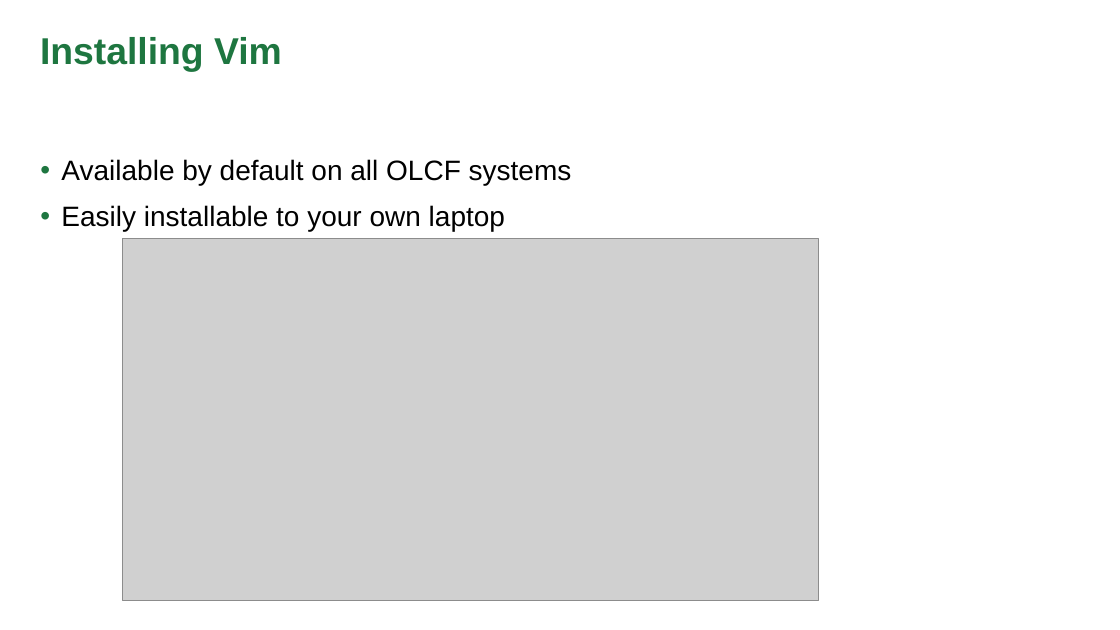
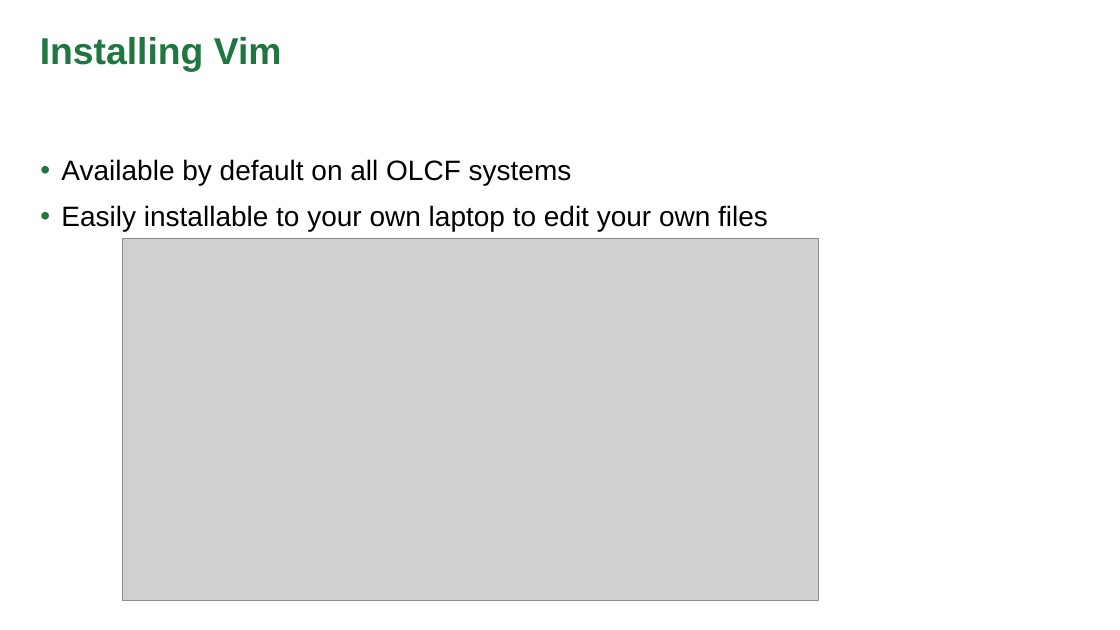
Before and after one commit to olcf/foundational_hpc_skills, a slide deck: slide 4 of intro_to_vim/vim_tutorial.pptx. Drawn at 1120x630 pixels with LibreOffice and Linux fonts; fonts in the diff are those of the drawing; grey boxes stand for pictures; background and template pictures are left out. Boxes give left, top, right and bottom in pixels: in the first picture for what was removed or moved away, otherwise in the second. Text is boxed around its words. In the diff, an @@ line names an element or a change of style, - is before the commit and + after.

```diff
--- a/intro_to_vim/vim_tutorial.pptx
+++ b/intro_to_vim/vim_tutorial.pptx
@@ text at (61, 205, 768, 231): text changed @@
-• Easily installable to your own laptop
+• Easily installable to your own laptop to edit your own files
```
Also in this commit, not shown: 1 other slide changed, 1 other file.
